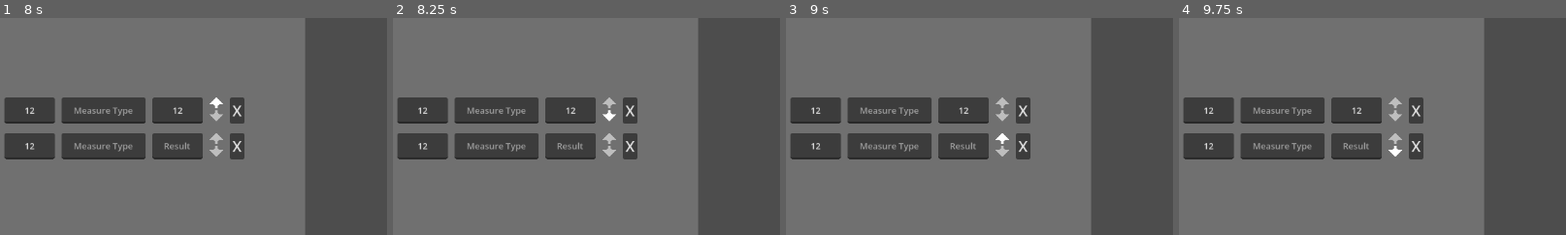
Above: before the commit, frames 1-4 (left to right).
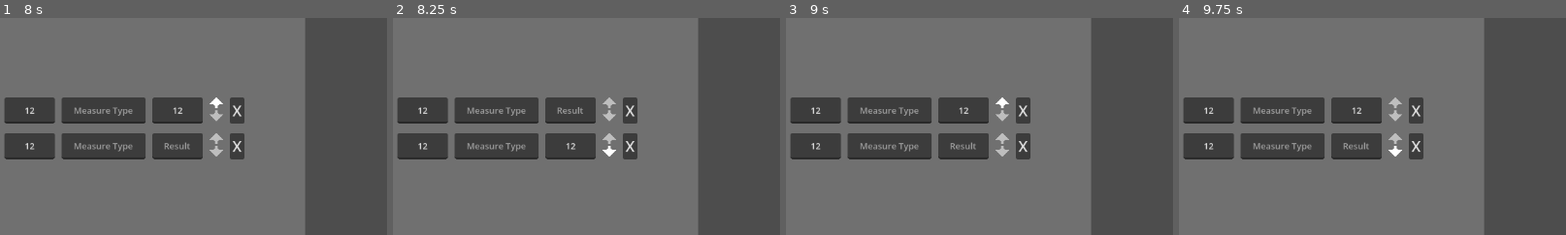
Above: after the commit, the same moments.

Repository: magicono43/Godot-4_Recipe-Assist-Tool
Game: Godot game, scene res://Scenes/Second_Scene.tscn
Same seed, same stepped clock (60 frames per second), same inputs: the game is played once before the commit and once after it. The project has no main scene, so this scene is started directly.
Inputs (mouse positions are % of the whole screen's width and height, from its top left):
- Up to frame 1 (8 s): click "Make More" at 0.5 s; click (21, 39) at 1.27 s; type "Alex" at 1.35 s; click (36, 39) at 1.5 s; type "12" at 1.58 s; click (46, 39) at 1.73 s; type "12" at 1.82 s; click (55, 39) at 2.02 s; type "12" at 2.1 s; click (60, 38) at 2.77 s; click (60, 40) at 3.52 s; click (60, 38) at 4.27 s; click (60, 40) at 5.02 s; click "Make More" at 5.75 s; click (21, 43) at 6.52 s; type "Alex" at 6.6 s; click (36, 43) at 6.75 s; type "12" at 6.83 s; click (46, 43) at 6.98 s; type "12" at 7.07 s; click (60, 33) at 7.27 s
- Up to frame 2 (8.25 s): click (60, 36) at 8.02 s
- Up to frame 3 (9 s): click (60, 42) at 8.77 s
- Up to frame 4 (9.75 s): click (60, 44) at 9.52 s
The pictures show only the part of the screen within x 32-82%, y 14-64%; the shares and areas given below are measured in that part.

Frame 1 is identical in both runs. In frame 2, 0.4% of the frame differs, in the area x 42-58%, y 41-64%; in frame 3, 0.2%; in frame 4, nothing differs.

Commit message:
Swap Order Buttons Now Functional, 10/7/2025
Swap Order Buttons Now Functional, 10/7/2025.

Diff:
--- a/Scripts/v_box_container.gd
+++ b/Scripts/v_box_container.gd
@@ -68,7 +68,7 @@
 	move_up_button.custom_minimum_size = Vector2(20, 16)
 	move_up_button.stretch_mode = TextureButton.STRETCH_KEEP
 	arrow_buttons_container.add_child(move_up_button)
-	## Connect Up Button Signal
+	move_up_button.pressed.connect(_on_change_order_pressed.bind(move_up_button, true))
 	var move_down_button = TextureButton.new()
 	move_down_button.texture_normal = load("res://Textures/Down_Arrow_Normal.png")
 	move_down_button.texture_hover = load("res://Textures/Down_Arrow_Hover.png")
@@ -76,7 +76,7 @@
 	move_down_button.custom_minimum_size = Vector2(20, 16)
 	move_down_button.stretch_mode = TextureButton.STRETCH_KEEP
 	arrow_buttons_container.add_child(move_down_button)
-	## Connect Up Button Signal
+	move_down_button.pressed.connect(_on_change_order_pressed.bind(move_down_button, false))
 
 	## Add an up and down arrow button here, somehow. Maybe even
 	## use another V-Box Container node to have 2 buttons, one
@@ -98,12 +98,6 @@
 func _on_new_entry_created(newNode: Node):
 	await get_tree().process_frame
 	_update_label_numbers()
-	#print(IngredientDB.volume_to_grams(IngredientDB.get_density("All Purpose Flour"), 1, "cup"))
-	#print(IngredientDB.volume_to_grams(IngredientDB.get_density("All Purpose Flour"), 0.5, "cup"))
-	#print(IngredientDB.volume_to_grams(IngredientDB.get_density("All Purpose Flour"), 0.25, "cup"))
-	#print(IngredientDB.volume_to_grams(IngredientDB.get_density("Butter"), 1, "cup"))
-	#print(IngredientDB.volume_to_grams(IngredientDB.get_density("Butter"), 0.5, "cup"))
-	#print(IngredientDB.volume_to_grams(IngredientDB.get_density("Butter"), 0.25, "cup"))
 
 func _on_entry_deleted():
 	await get_tree().process_frame
@@ -116,48 +110,26 @@
 			entryNumber += 1
 			entry.get_child(0).text = str(entryNumber)
 
+func _on_change_order_pressed(button: TextureButton, upOrDown: bool) -> void:
+	var totalEntries: int = 0
+	var currentEntryNum: int = 0
+	for entry in get_children():
+		if entry is HBoxContainer:
+			totalEntries += 1
+			if button.get_parent().get_parent() == entry:
+				currentEntryNum = totalEntries
+	if totalEntries <= 1: return
+	if upOrDown: if currentEntryNum == 1: return
+	if !upOrDown: if currentEntryNum == totalEntries: return
+
+	var childEntry: Node = button.get_parent().get_parent()
+	if upOrDown: move_child(childEntry, currentEntryNum - 2)
+	else: move_child(childEntry, currentEntryNum)
+
+	await get_tree().process_frame
+	_update_label_numbers()
+	emit_signal("entry_deleted") # Just to hide auto-complete box if visible.
+
 func _on_remove_pressed(button: Button) -> void:
 	button.get_parent().queue_free()
 	emit_signal("entry_deleted")
-
-#func _on_text_changed(new_text: String):
-	#_update_results(new_text)
-#
-#
-#func _update_results(query: String):
-	#for child in results_container.get_children():
-		#child.queue_free()
-#
-	#if query == "":
-		#dropdown.visible = false
-		#return
-#
-	#var matches = items.filter(func(item): return query.to_lower() in item.to_lower())
-#
-	#if matches.size() == 0:
-		#dropdown.visible = false
-		#return
-#
-	## Build result list
-	#for match in matches:
-		#var btn = Button.new()
-		#btn.text = match
-		#btn.focus_mode = Control.FOCUS_NONE  # don't steal LineEdit focus
-		#btn.pressed.connect(func(): _on_result_pressed(match))
-		#results_container.add_child(btn)
-#
-	#dropdown.visible = true
-#
-#
-#func _on_result_pressed(match: String):
-	#line_edit.text = match
-	#dropdown.visible = false
-#
-#
-#func _on_lineedit_gui_input(event):
-	## Hide dropdown if Esc is pressed
-	#if event is InputEventKey and event.pressed and event.keycode == KEY_ESCAPE:
-		#dropdown.visible = false
-#
-	#var search_2 = SearchBox2.new()
-	#h_box_container.add_child(search_2)
Not shown, changed: Notes/Recipe_Assist_Tool_Notes_1.txt
